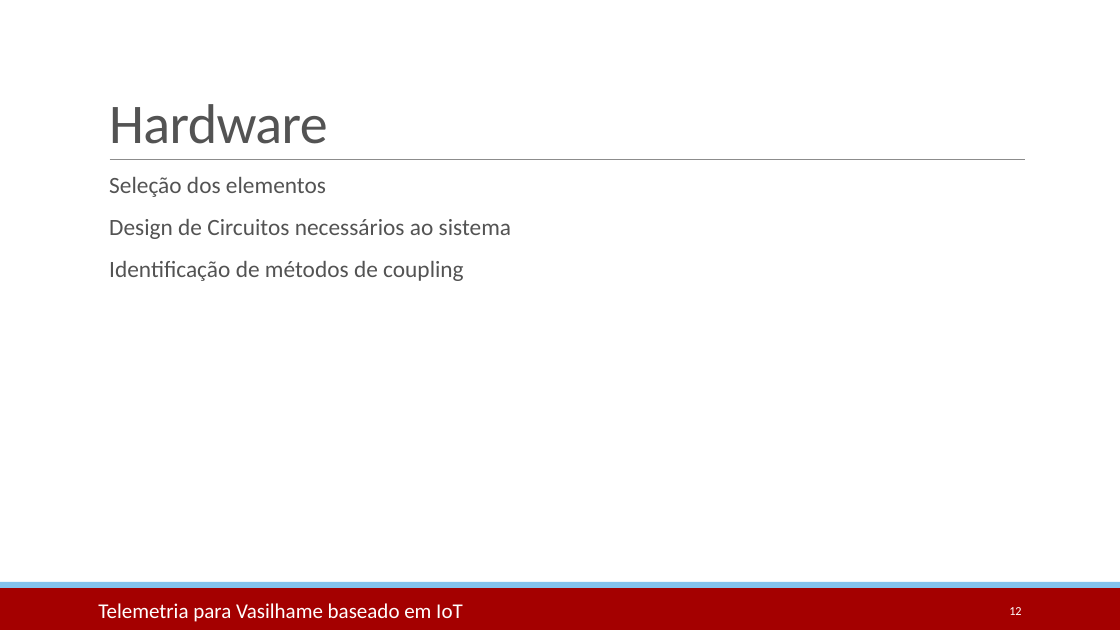
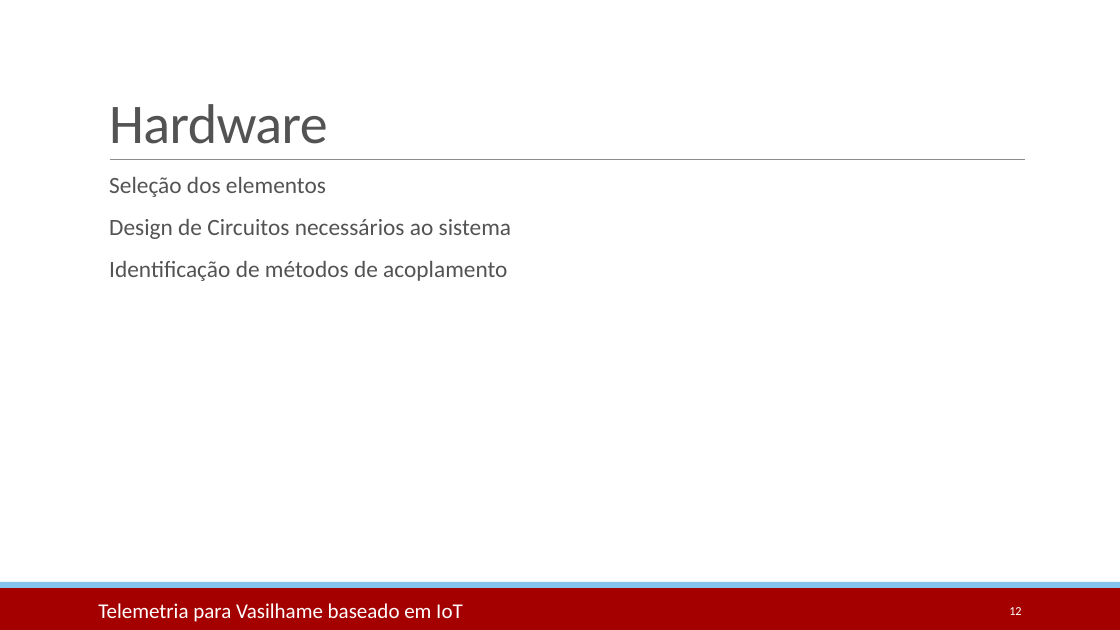
Before and after one commit to joaoandre26/developedwork, a slide deck: slide 12 of Presentation/BasePresentation.pptx. Drawn at 1120x630 pixels with LibreOffice and Linux fonts; fonts in the diff are those of the drawing; background and template pictures are left out. Boxes give left, top, right and bottom in pixels: in the first picture for what was removed or moved away, otherwise in the second. Text is boxed around its words. In the diff, an @@ line names an element or a change of style, - is before the commit and + after.

```diff
--- a/Presentation/BasePresentation.pptx
+++ b/Presentation/BasePresentation.pptx
@@ text at <box>109,261,507,281</box>: text changed @@
-  Identificação de métodos de coupling
+  Identificação de métodos de acoplamento
```
Also in this commit, not shown: 1 other slide changed, 1 slide added.
